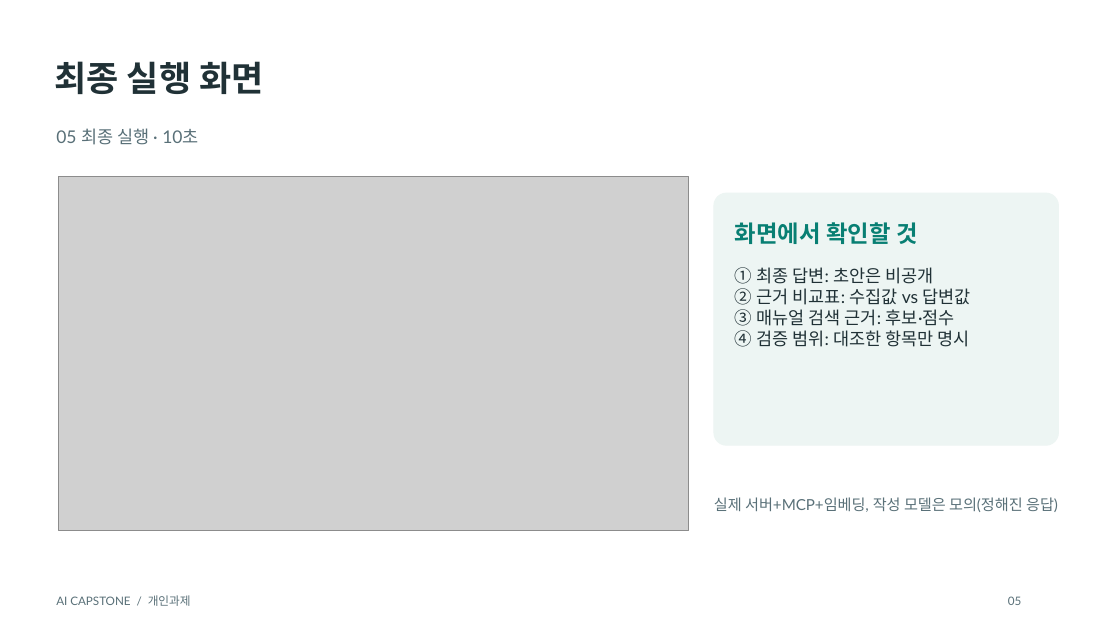
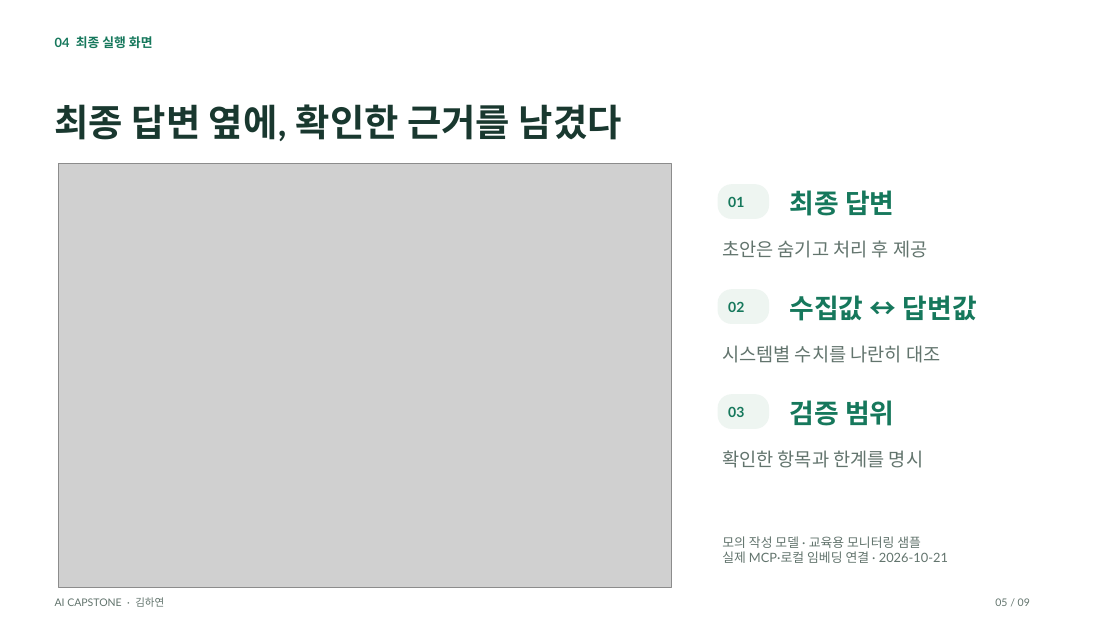
Before and after one commit to gkyeon/ai-capstone-gkyeon, a slide deck: slide 5 of submission/AI_Capstone_발표.pptx. Drawn at 1120x630 pixels with LibreOffice and Linux fonts; fonts in the diff are those of the drawing; grey boxes stand for pictures. Boxes give left, top, right and bottom in pixels: in the first picture for what was removed or moved away, otherwise in the second. Text is boxed around its words. In the diff, an @@ line names an element or a change of style, - is before the commit and + after.

```diff
--- a/submission/AI_Capstone_발표.pptx
+++ b/submission/AI_Capstone_발표.pptx
@@ text at [55,36,153,48]: text changed; size 30 to 11 pt; text colour #203136 to #16785C @@
-최종 실행 화면
+04 최종 실행 화면
@@ text at [55,104,622,141]: text changed; size 15 to 32 pt; text colour #597078 to #19382F; bold on @@
-05 최종 실행 · 10초
+최종 답변 옆에, 확인한 근거를 남겼다
@@ picture: place and size @@
-picture at [59,176,689,531]
+picture at [59,164,672,587]
@@ rounded rectangle removed at [714,193,1059,445] @@
@@ rounded rectangle added at [718,185,769,218], fill #EEF5F1, outline #EEF5F1 1 pt @@
@@ text added at [728,197,744,207], 12 pt, text #16785C, bold @@
+01
@@ text at [790,190,894,216]: text changed; size 15 to 23 pt; text colour #203136 to #16785C; bold on @@
-① 최종 답변: 초안은 비공개
-② 근거 비교표: 수집값 vs 답변값
-③ 매뉴얼 검색 근거: 후보·점수
-④ 검증 범위: 대조한 항목만 명시
+최종 답변
@@ text "최종 답변" at [790,190,894,216]: vertical alignment top to middle @@
@@ text removed at [735,222,917,244] @@
-화면에서 확인할 것
@@ text added at [722,240,927,258], 16 pt, text #62746D @@
+초안은 숨기고 처리 후 제공
@@ rounded rectangle added at [718,290,769,323], fill #EEF5F1, outline #EEF5F1 1 pt @@
@@ text added at [790,295,977,321], 23 pt, text #16785C, bold @@
+수집값 ↔ 답변값
@@ text added at [728,301,744,312], 12 pt, text #16785C, bold @@
+02
@@ text added at [722,345,940,363], 16 pt, text #62746D @@
+시스템별 수치를 나란히 대조
@@ rounded rectangle added at [718,395,769,429], fill #EEF5F1, outline #EEF5F1 1 pt @@
@@ text added at [728,406,744,417], 12 pt, text #16785C, bold @@
+03
@@ text added at [790,400,894,426], 23 pt, text #16785C, bold @@
+검증 범위
@@ text added at [722,450,923,468], 16 pt, text #62746D @@
+확인한 항목과 한계를 명시
@@ text removed at [714,497,1058,512] @@
-실제 서버+MCP+임베딩, 작성 모델은 모의(정해진 응답)
@@ text added at [722,536,948,563], 11 pt, text #62746D @@
+모의 작성 모델 · 교육용 모니터링 샘플
+실제 MCP·로컬 임베딩 연결 · 2026-10-21
@@ text at [55,597,164,607]: text changed; size 10 to 9 pt; text colour #597078 to #62746D @@
-AI CAPSTONE / 개인과제
+AI CAPSTONE · 김하연
@@ text at [995,598,1030,606]: text changed; size 10 to 9 pt; text colour #597078 to #62746D @@
-05
+05 / 09
```
Also in this commit, not shown: 3 other slides changed, 5 slides added, 6 slides removed, 8 other files.
